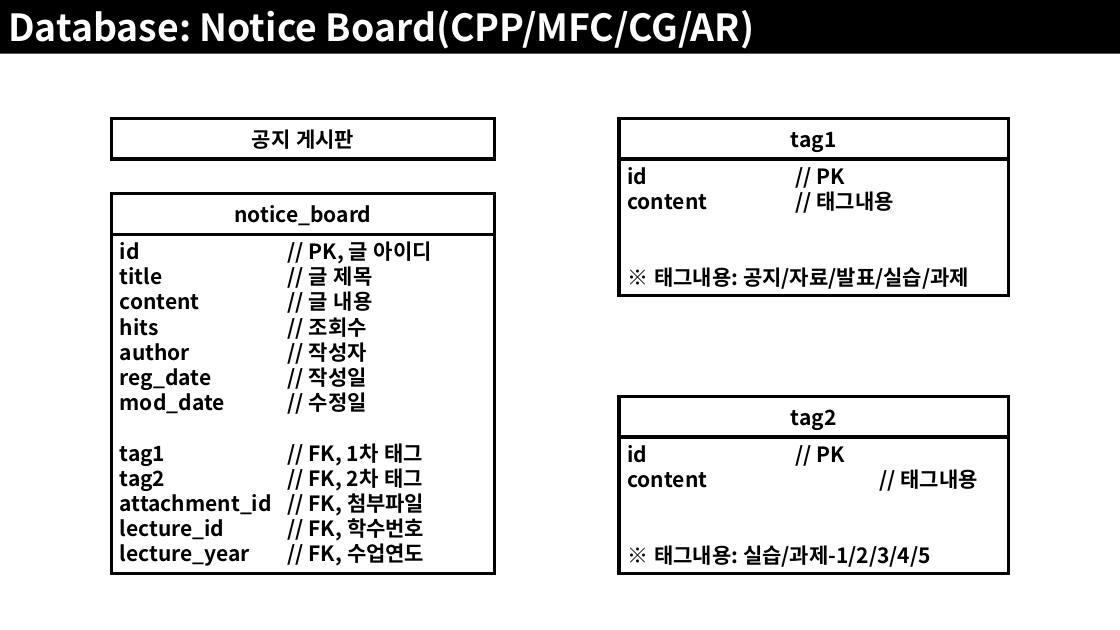
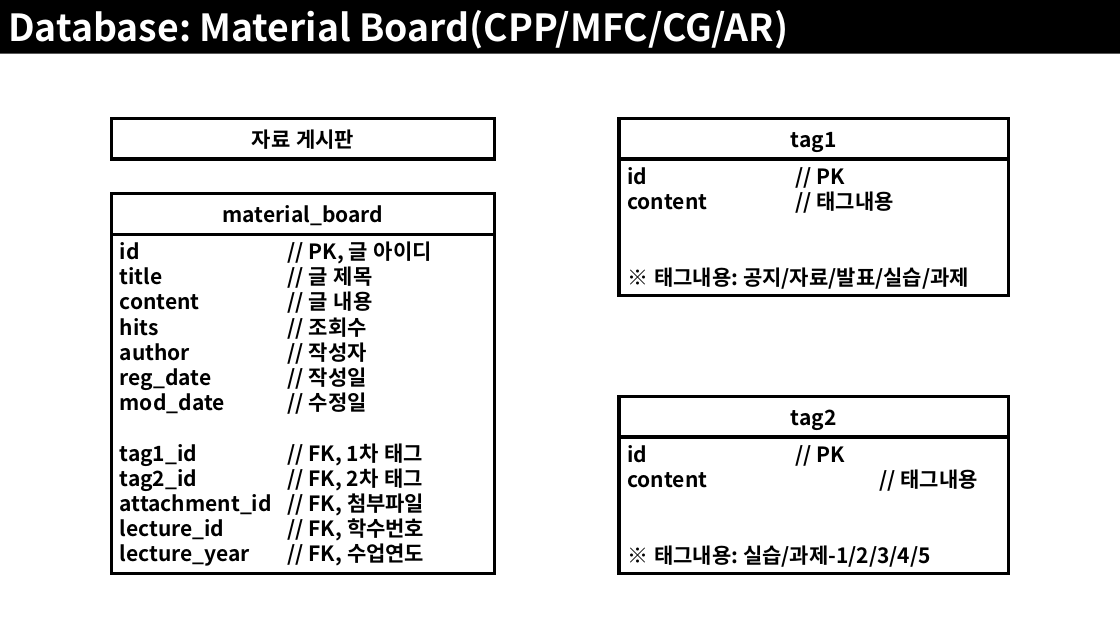
Before and after one commit to JoSihun/CGVR_Lab, a slide deck: slide 41 of documents/01_프로젝트_개발계획.pptx (slide 36 before the commit). Drawn at 1120x630 pixels with LibreOffice and Linux fonts; fonts in the diff are those of the drawing. Boxes give left, top, right and bottom in pixels: in the first picture for what was removed or moved away, otherwise in the second. Text is boxed around its words. In the diff, an @@ line names an element or a change of style, - is before the commit and + after.

```diff
--- a/documents/01_프로젝트_개발계획.pptx
+++ b/documents/01_프로젝트_개발계획.pptx
@@ text in rectangle at bbox=[8, 10, 789, 49]: text changed @@
-Database: Notice Board(CPP/MFC/CG/AR)
+Database: Material Board(CPP/MFC/CG/AR)
@@ text in rectangle at bbox=[252, 129, 354, 149]: text changed @@
-공지 게시판
+자료 게시판
@@ text in rectangle at bbox=[223, 205, 384, 226]: text changed @@
-notice_board
+material_board
@@ text in rectangle at bbox=[120, 443, 424, 490]: text changed @@
-tag1 // FK, 1차 태그
-tag2 // FK, 2차 태그
+tag1_id // FK, 1차 태그
+tag2_id // FK, 2차 태그
```
Also in this commit, not shown: 15 other slides changed, 9 slides added.
